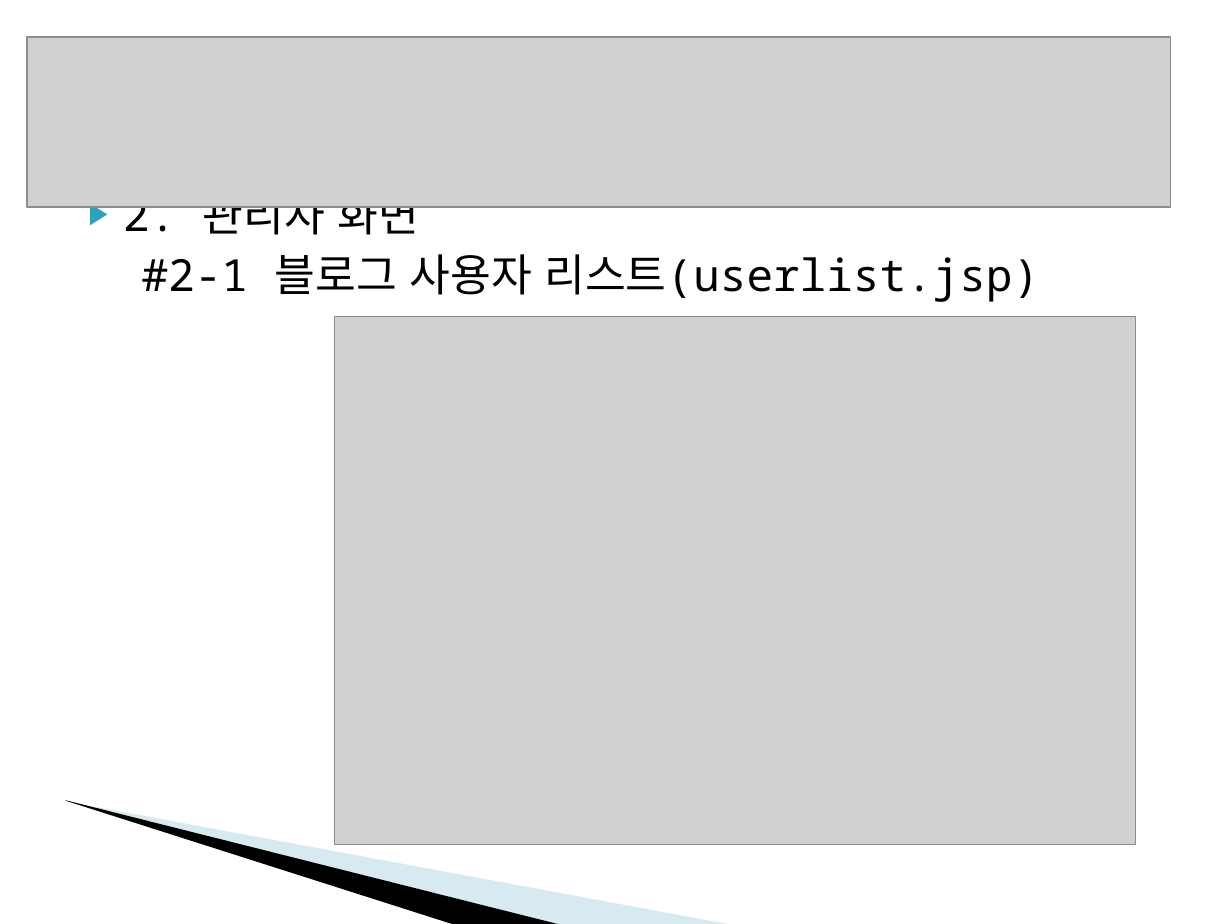
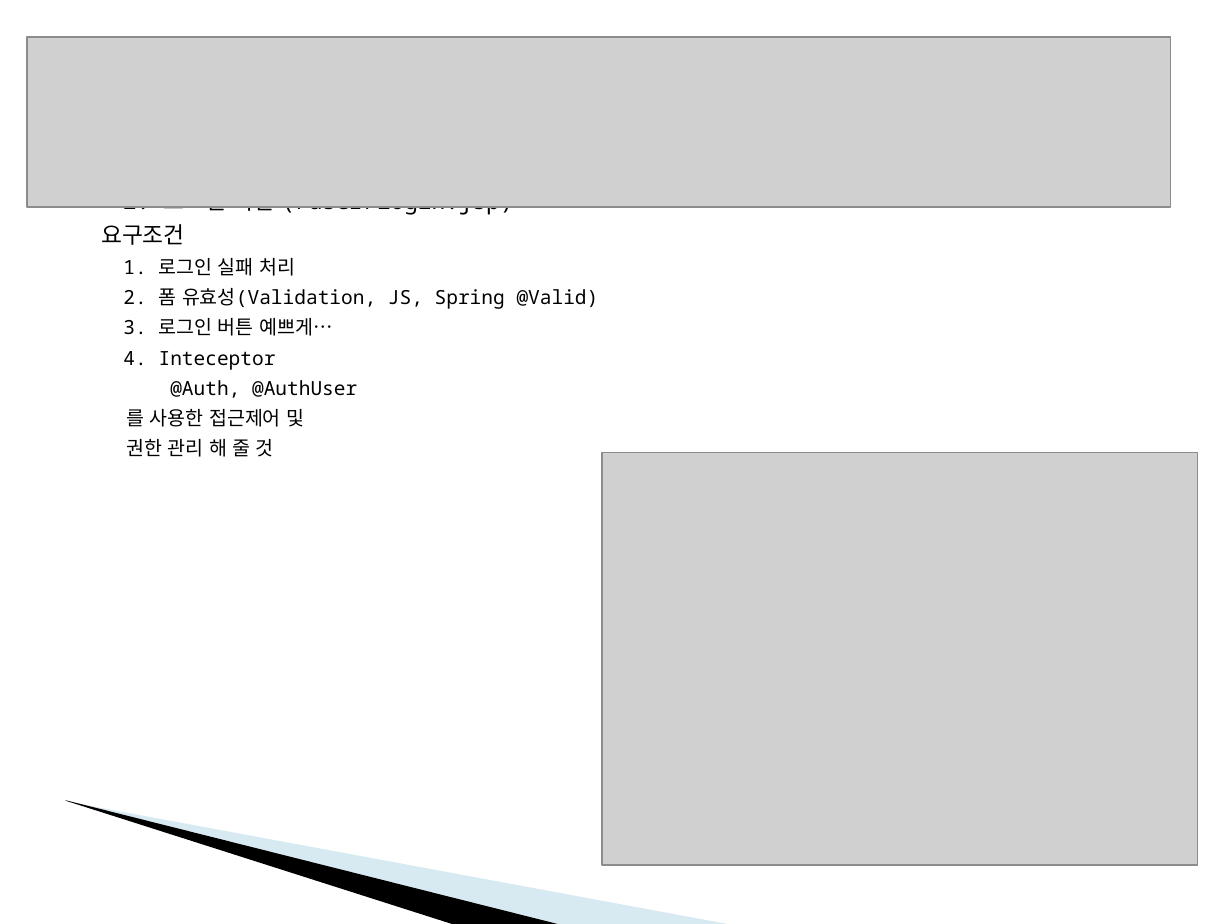
Before and after one commit to babamba/jblog-1, a slide deck: slide 5 of docs/SpringMVC-평가과제.ppt (slide 6 before the commit). Drawn at 1232x924 pixels with LibreOffice and Linux fonts; fonts in the diff are those of the drawing; grey boxes stand for pictures; background and template pictures are left out. Boxes give left, top, right and bottom in pixels: in the first picture for what was removed or moved away, otherwise in the second. Text is boxed around its words. In the diff, an @@ line names an element or a change of style, - is before the commit and + after.

```diff
--- a/docs/SpringMVC-평가과제.ppt
+++ b/docs/SpringMVC-평가과제.ppt
@@ text at (101, 206, 599, 457): text changed; size 25.9 to 11.4 pt @@
-▶ 2. 관리자 화면
-#2-1 블로그 사용자 리스트(userlist.jsp)
+▶ 2. 로그인 화면 (/user/login.jsp)
+요구조건
+1. 로그인 실패 처리
+2. 폼 유효성(Validation, JS, Spring @Valid)
+3. 로그인 버튼 예쁘게…
+4. Inteceptor
+@Auth, @AuthUser
+를 사용한 접근제어 및
+권한 관리 해 줄 것
@@ picture: place and size @@
-picture at (335, 317, 1136, 845)
+picture at (602, 452, 1198, 865)
```
Also in this commit, not shown: 3 other slides changed, 6 slides added, 8 slides removed.
